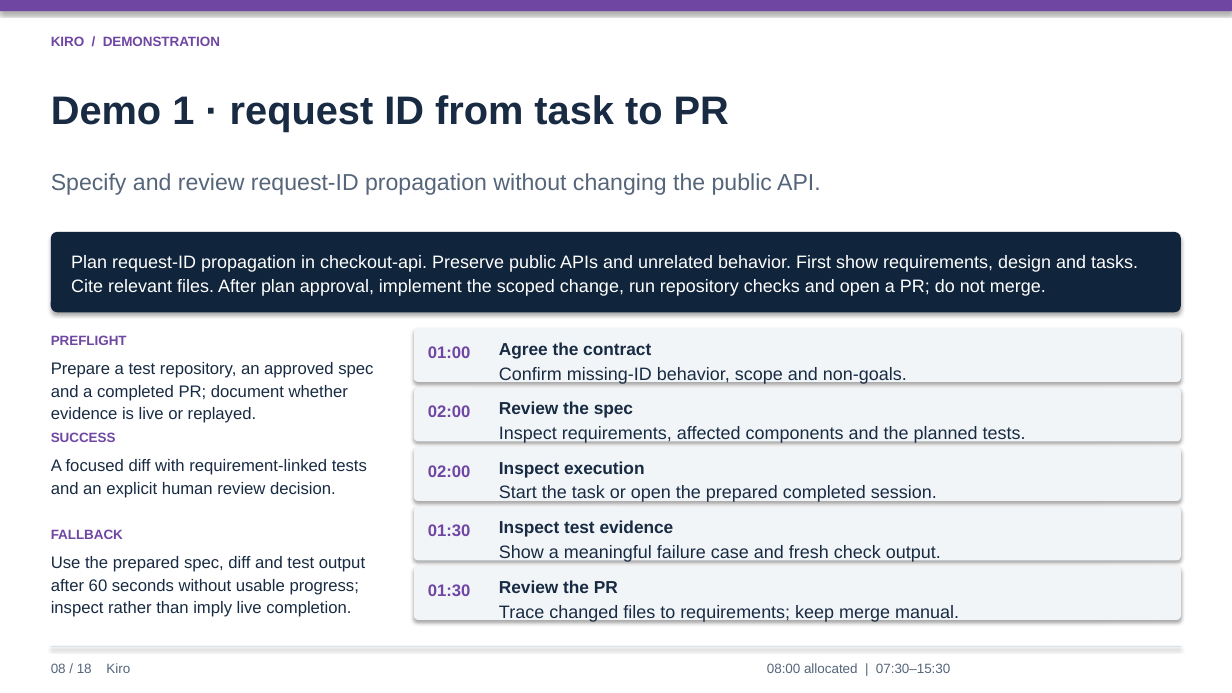
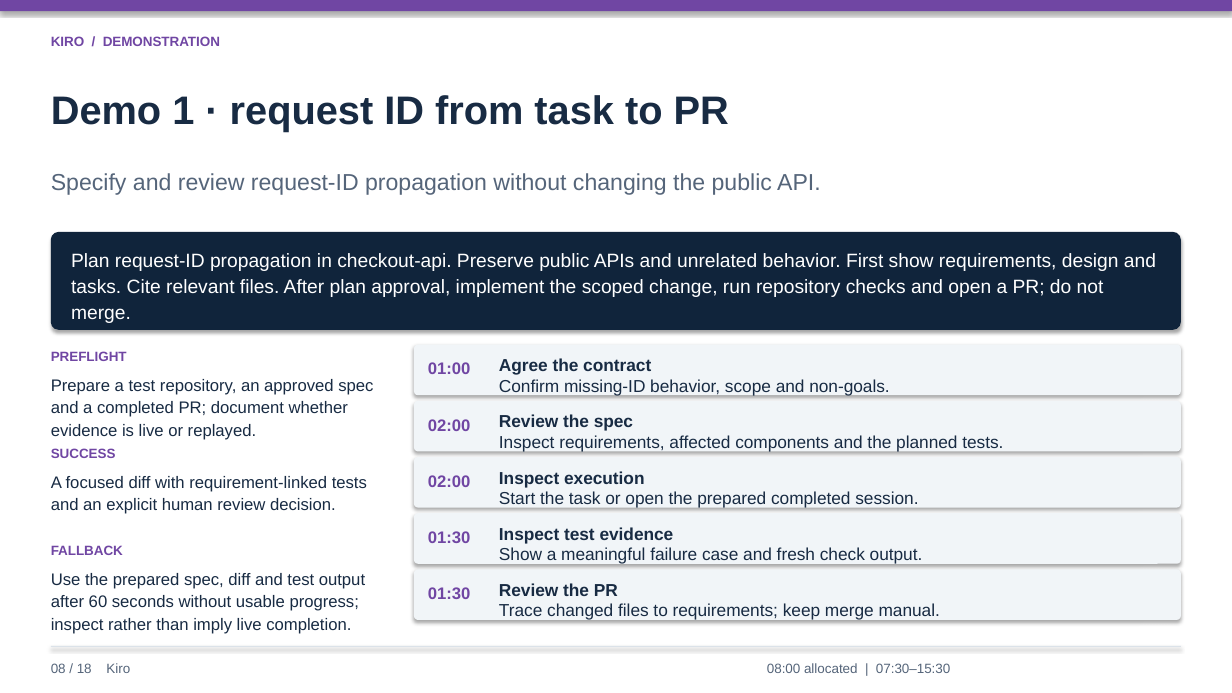
Before and after one commit to lyrel-dev/frontier-agents, a slide deck: slide 8 of presentations/kiro-presentation.pptx. Drawn at 1232x693 pixels with LibreOffice and Linux fonts; fonts in the diff are those of the drawing. Boxes give left, top, right and bottom in pixels: in the first picture for what was removed or moved away, otherwise in the second. Text is boxed around its words. In the diff, an @@ line names an element or a change of style, - is before the commit and + after.

```diff
--- a/presentations/kiro-presentation.pptx
+++ b/presentations/kiro-presentation.pptx
@@ rounded rectangle: place and size @@
-rounded rectangle at (51,232,1181,312)
+rounded rectangle at (51,232,1181,330)
@@ text "Plan request-ID propagation in checkout-api. ..." at (71,253,1156,323): size 14 to 15 pt @@
@@ 10 texts, 2 rounded rectangles: place and size @@
-10 texts, 2 rounded rectangles at (51,328,1181,617)
+10 texts, 2 rounded rectangles at (51,345,1181,634)
@@ size 14 to 13.5 pt in 5 elements at (499,603,940,620), (499,547,923,564), (499,491,918,508), (499,435,1003,452), (499,379,889,395) @@
@@ text "Confirm missing-ID behavior, scope and ...": place and size @@
-text "Confirm missing-ID behavior, scope and ..." at (499,367,907,384)
+text "Confirm missing-ID behavior, scope and ..." at (499,379,889,395)
@@ text "Inspect requirements, affected components and ...": place and size @@
-text "Inspect requirements, affected components and ..." at (499,426,1026,443)
+text "Inspect requirements, affected components and ..." at (499,435,1003,452)
@@ 2 texts, 1 rounded rectangle: place and size @@
-2 texts, 1 rounded rectangle at (414,447,1181,501)
+2 texts, 1 rounded rectangle at (414,457,1181,508)
@@ 2 texts, 1 rounded rectangle: place and size @@
-2 texts, 1 rounded rectangle at (414,506,1181,560)
+2 texts, 1 rounded rectangle at (414,513,1181,564)
```
Also in this commit, not shown: 1 other slide changed.
